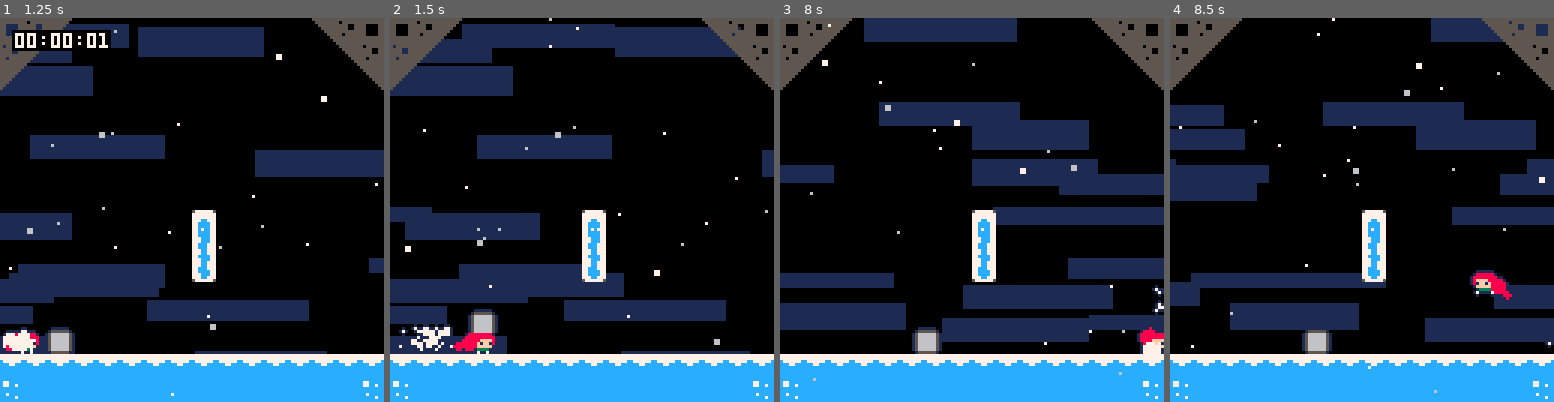
Above: before the commit, frames 1-4 (left to right).
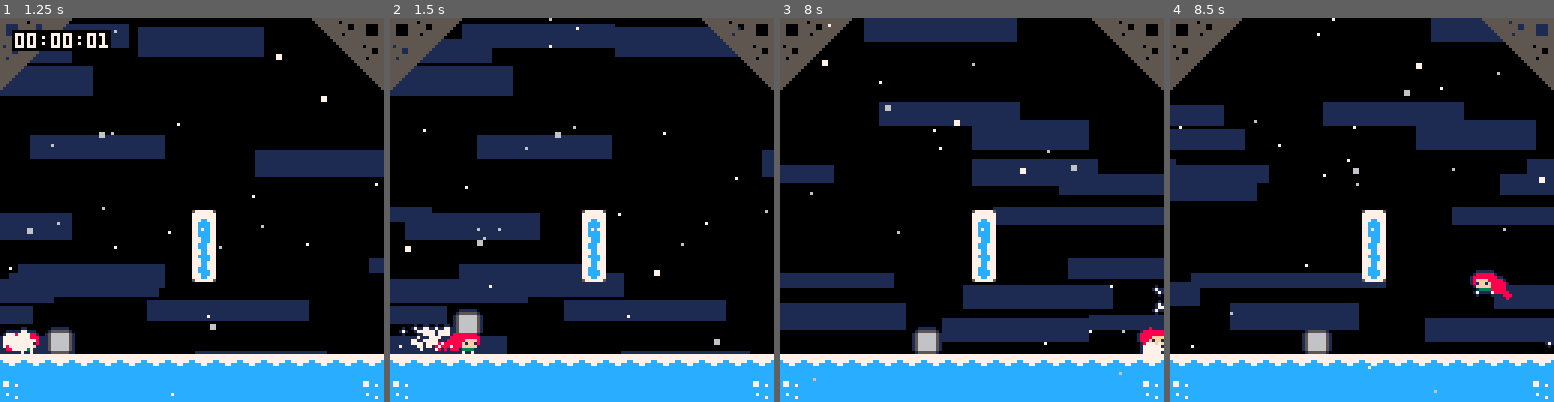
Above: after the commit, the same moments.

Repository: CelesteClassic/newleste.p8
Game: PICO-8 cartridge temple.p8
Two runs of this game, one before a commit and one after it. Both use one fixed random seed, a clock stepped at 60 frames per second and the inputs below.
Inputs:
- Up to frame 1 (1.25 s): tap X (X key) at 0.33, 1.07 s; tap O (Z key) at 0.7 s
- Up to frame 2 (1.5 s): no input
- Up to frame 3 (8 s): hold Right 1.6-2.1 s; tap O (Z key) every 0.4 s from 1.7 to 7.7 s; tap X (X key) every 1.12 s from 1.85 to 7.43 s; hold Up 2.15-2.42 s; hold Right 2.47-3.03 s; hold Left 3.08-3.58 s; hold Down 3.63-3.97 s; hold Right 4.02-4.68 s; hold Up 4.73-5.03 s; hold Left 5.08-5.68 s; hold Down 5.73-6.03 s; hold Right 6.08-6.58 s; hold Right 6.63-7.13 s; hold Up 7.18-7.45 s; hold Right from 7.5 s (still down)
- Up to frame 4 (8.5 s): release Right at 8.07 s; tap O (Z key) at 8.1 s; hold Left from 8.12 s (still down)

Frame 1 is identical in both runs. In frame 2, 1.1% of the frame differs, in the area x 11-29%, y 75-88%; in frame 3, less than 0.1%; in frame 4, nothing differs.

Commit message:
freeze thingy when grabbing

Diff:
--- a/temple.p8
+++ b/temple.p8
@@ -1066,12 +1066,24 @@
     this.delay=0
   end,
   update=function(this)
+    if this.delay>0 then
+      this.delay-=1
+      if this.delay==0 then
+        pause_player=false
+      end
+      this.y=appr(this.y,this.player.y-6,2)
+    end
+
     if not this.player then
       local hit=this.player_here()
       if hit and hit.dash_effect_time>0 then
         this.player=hit
         hit.holding=this
-      end
+
+        pause_player=true
+        this.delay=2
+      end
+
 
 
       --physics
@@ -1202,6 +1214,11 @@
   end
 
   function obj.move(ox,oy,start)
+    -- <theo_crystal> --
+    if pause_player and obj.type==player then
+      return
+    end
+    -- </theo_crystal> --
     for axis in all{"x","y"} do
       obj.rem[axis]+=axis=="x" and ox or oy
       local amt=round(obj.rem[axis])
